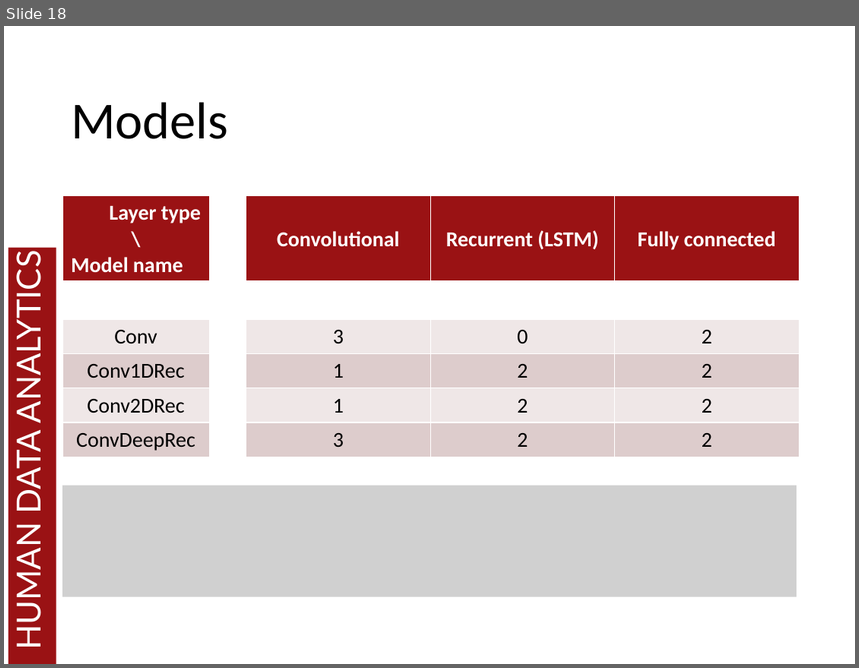
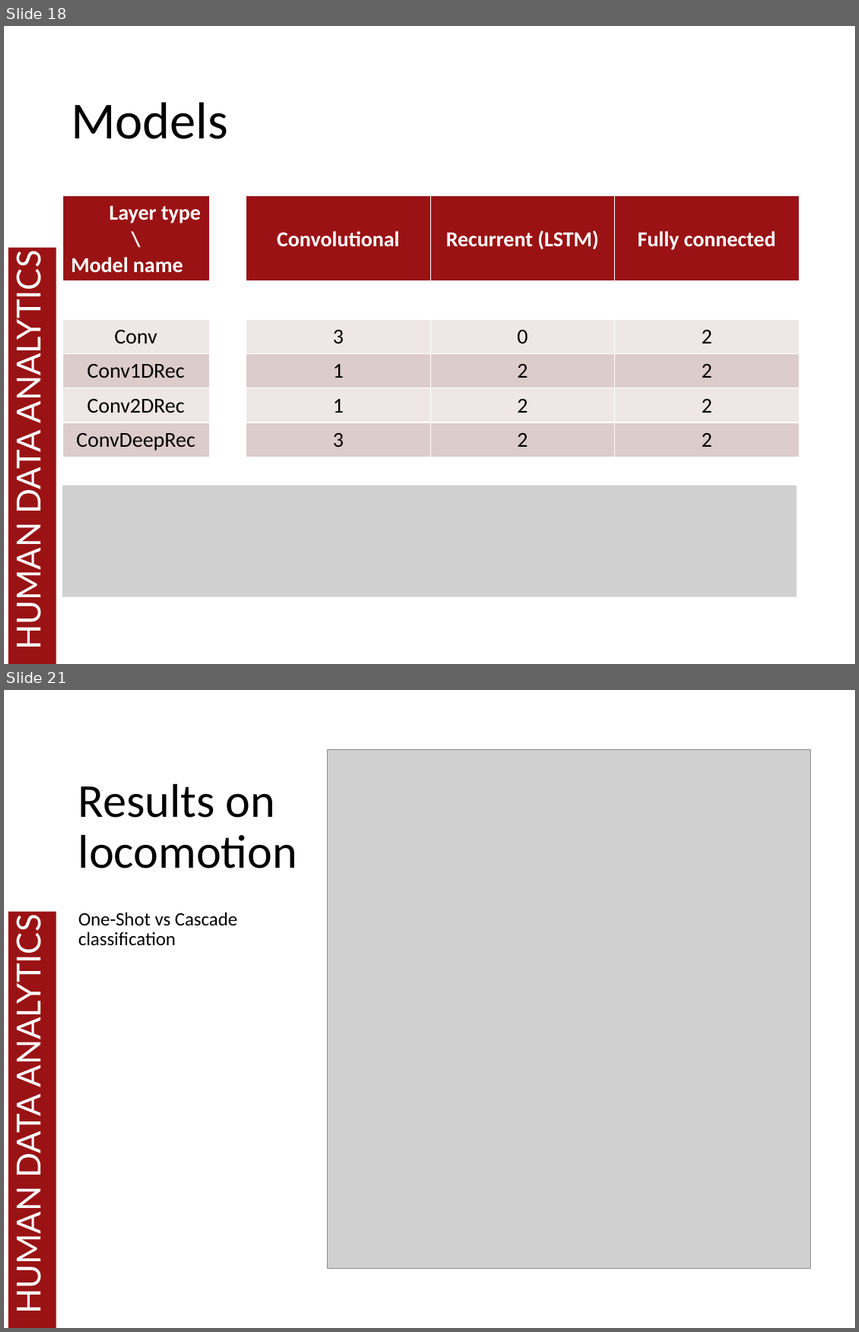
Before and after one commit to MatteoDrago/hda-project, a slide deck: presentation/HDA 2018.pptx. Shown one above the other, each under a label of ours: slide 18 before the commit, slides 18 and 21 after it; the slides between them are not shown. The pictures are 859x668 and 859x1332 pixels, drawn with LibreOffice and Linux fonts; fonts in the diff are those of the drawing; grey boxes stand for pictures; background and template pictures are left out. Boxes give left, top, right and bottom in pixels: in the first picture for what was removed or moved away, otherwise in the second. Text is boxed around its words. In the diff, an @@ line names an element or a change of style, - is before the commit and + after.

```diff
--- a/presentation/HDA 2018.pptx
+++ b/presentation/HDA 2018.pptx
@@ slide 21 added at [4,690,855,1328], background #FFFFFF; not listed: 2 template elements that a slide beside it also shows @@
@@ picture added at [328,749,810,1269] @@
@@ title added at [78,783,297,869], 40 pt, text #000000 @@
+Results on locomotion
@@ text added at [78,912,237,946], 16 pt, text #000000 @@
+One-Shot vs Cascade classification
```
Also in this commit, not shown: 6 slides changed, 1 other slide added, 53 other files.
